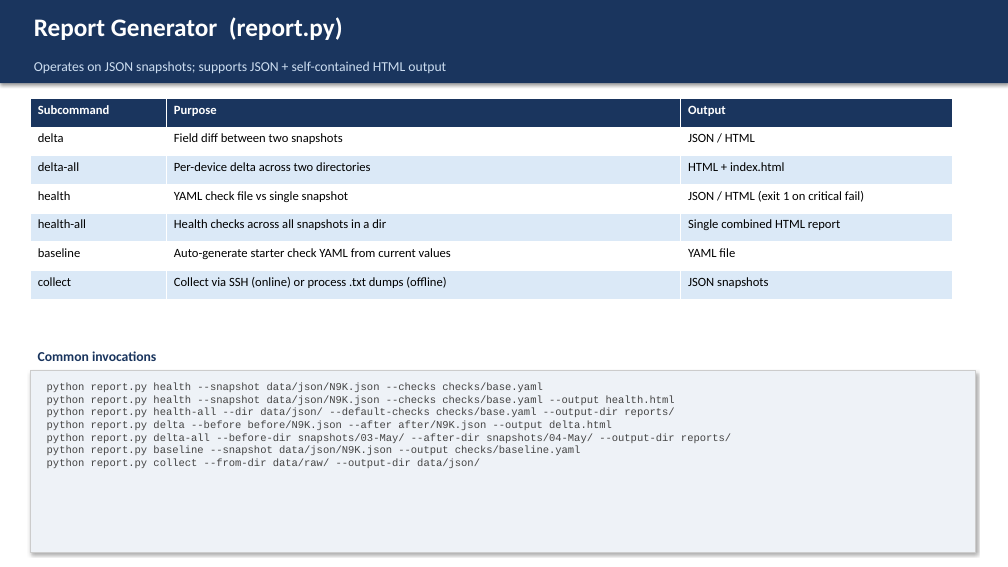
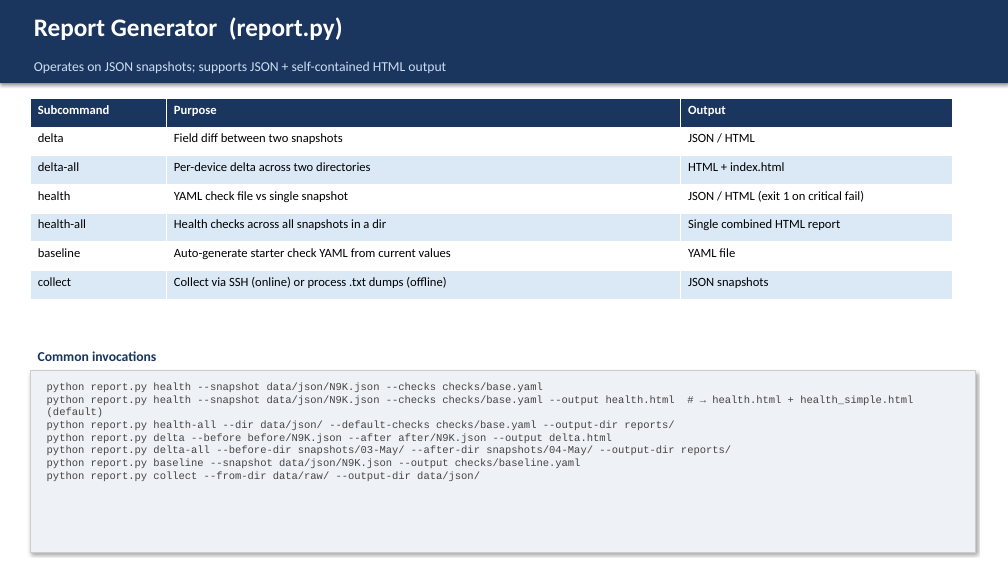
Before and after one commit to omi23484/checklist-project, a slide deck: slide 10 of network_cli_parser/PARSER_SOP.pptx. Drawn at 1008x567 pixels with LibreOffice and Linux fonts; fonts in the diff are those of the drawing. Boxes give left, top, right and bottom in pixels: in the first picture for what was removed or moved away, otherwise in the second. Text is boxed around its words. In the diff, an @@ line names an element or a change of style, - is before the commit and + after.

```diff
--- a/network_cli_parser/PARSER_SOP.pptx
+++ b/network_cli_parser/PARSER_SOP.pptx
@@ text at <box>47,396,913,417</box>: text changed @@
-python report.py health --snapshot data/json/N9K.json --checks checks/base.yaml --output health.html
+python report.py health --snapshot data/json/N9K.json --checks checks/base.yaml --output health.html # → health.html + health_simple.html (default)
```
Also in this commit, not shown: 2 other slides changed, 1 slide added, 3 other files.
